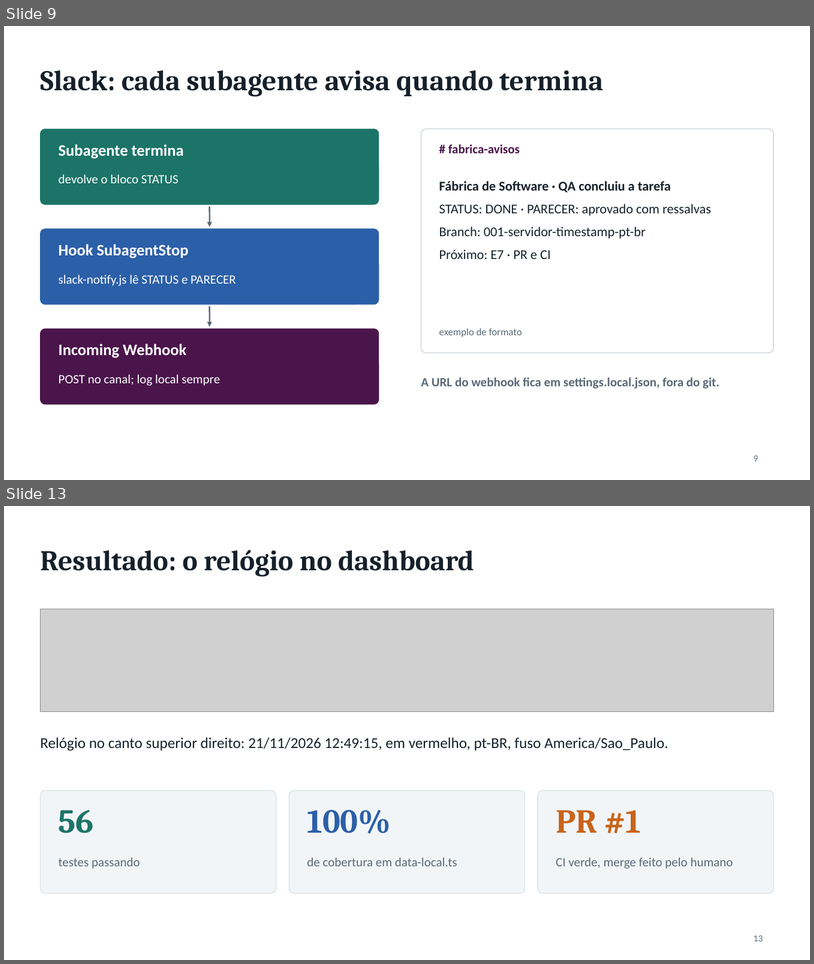
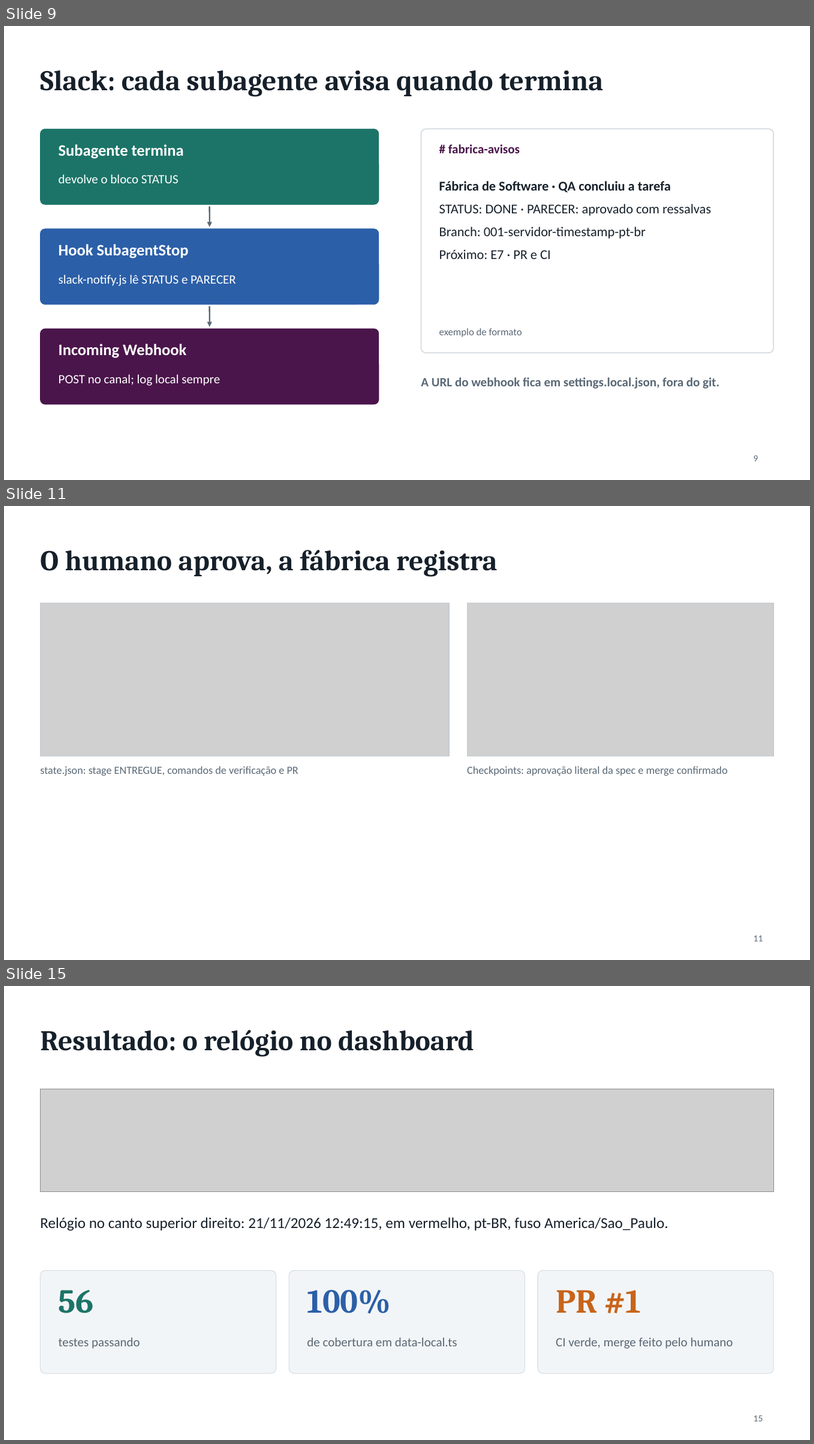
Before and after one commit to liviagomes30/fabrica-petcontrol, a slide deck: docs/fabrica/apresentacao-fabrica-claude-code.pptx. Shown one above the other, each under a label of ours: slides 9 and 13 before the commit, slides 9, 11 and 15 after it; the slides between them are not shown. The pictures are 814x964 and 814x1444 pixels, drawn with LibreOffice and Linux fonts; fonts in the diff are those of the drawing; grey boxes stand for pictures. Boxes give left, top, right and bottom in pixels: in the first picture for what was removed or moved away, otherwise in the second. Text is boxed around its words. In the diff, an @@ line names an element or a change of style, - is before the commit and + after.

```diff
--- a/docs/fabrica/apresentacao-fabrica-claude-code.pptx
+++ b/docs/fabrica/apresentacao-fabrica-claude-code.pptx
@@ slide 11 added at [4,506,810,960], background #FFFFFF @@
@@ title added at [40,550,497,576], 34 pt, text #16202A, bold @@
+O humano aprova, a fábrica registra
@@ picture added at [40,603,449,756] @@
@@ rectangle added at [40,603,449,756], outline #C3CCD4 1 pt @@
@@ picture added at [467,603,774,756] @@
@@ rectangle added at [467,603,774,756], outline #C3CCD4 1 pt @@
@@ text added at [40,766,299,775], 13 pt, text #5A6875 @@
+state.json: stage ENTREGUE, comandos de verificação e PR
@@ text added at [467,766,728,775], 13 pt, text #5A6875 @@
+Checkpoints: aprovação literal da spec e merge confirmado
@@ page number added at [754,935,764,941], 11 pt, text #5A6875 @@
+11
@@ what was slide 13 is now slide 15 @@
@@ page number at [754,1415,764,1421]: text changed @@
-13
+15
```
Also in this commit, not shown: 1 slide changed, 4 other slides added, 2 slides removed, 9 other files.
